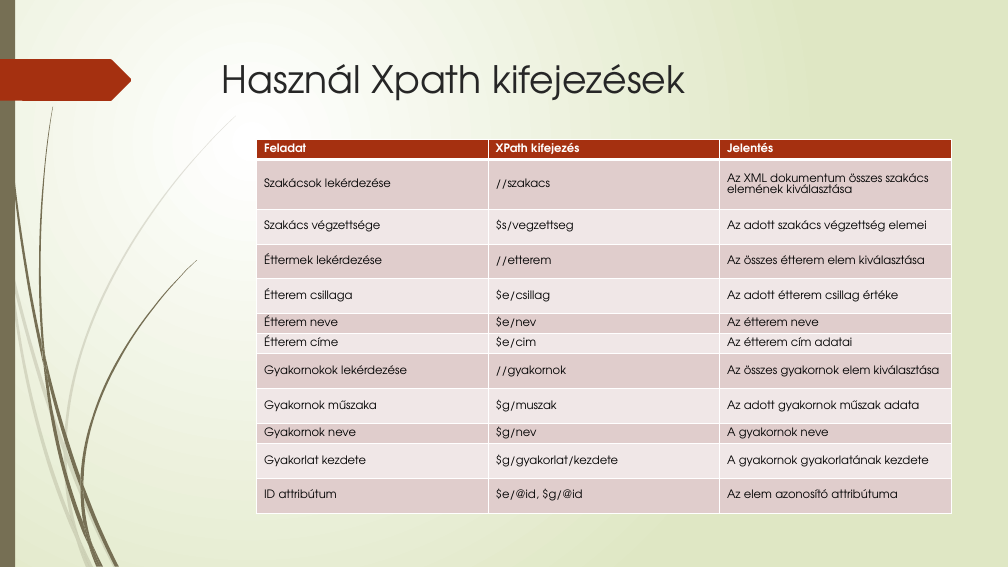
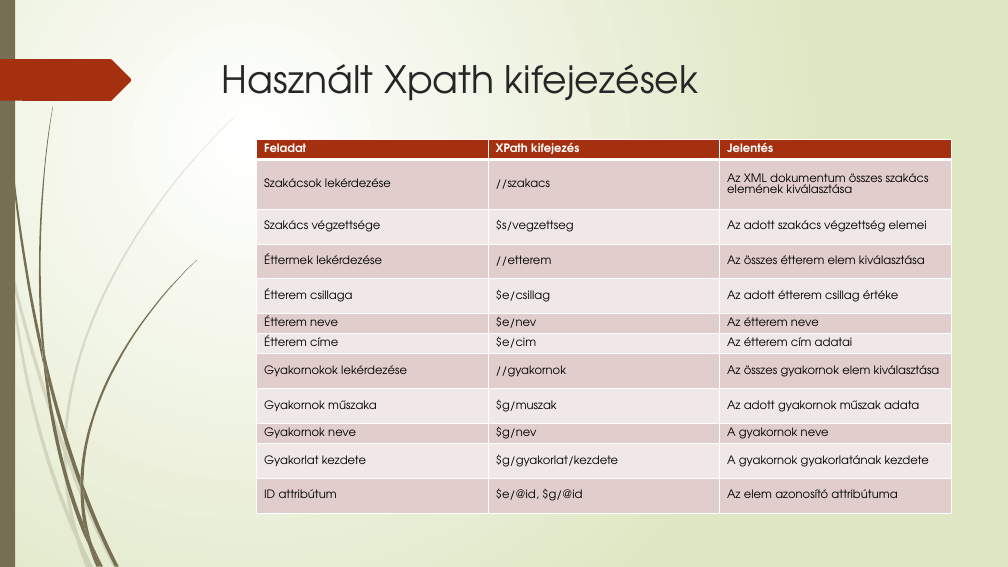
Before and after one commit to szaloczy/Y4O4X0_MDBPract, a slide deck: slide 10 of Y4O4X0_0318/Xquery.pptx. Drawn at 1008x567 pixels with LibreOffice and Linux fonts; fonts in the diff are those of the drawing. Boxes give left, top, right and bottom in pixels: in the first picture for what was removed or moved away, otherwise in the second. Text is boxed around its words. In the diff, an @@ line names an element or a change of style, - is before the commit and + after.

```diff
--- a/Y4O4X0_0318/Xquery.pptx
+++ b/Y4O4X0_0318/Xquery.pptx
@@ title at (x1=222, y1=64, x2=698, y2=101): text changed @@
-Használ Xpath kifejezések
+Használt Xpath kifejezések
```
Also in this commit, not shown: 7 other files.
